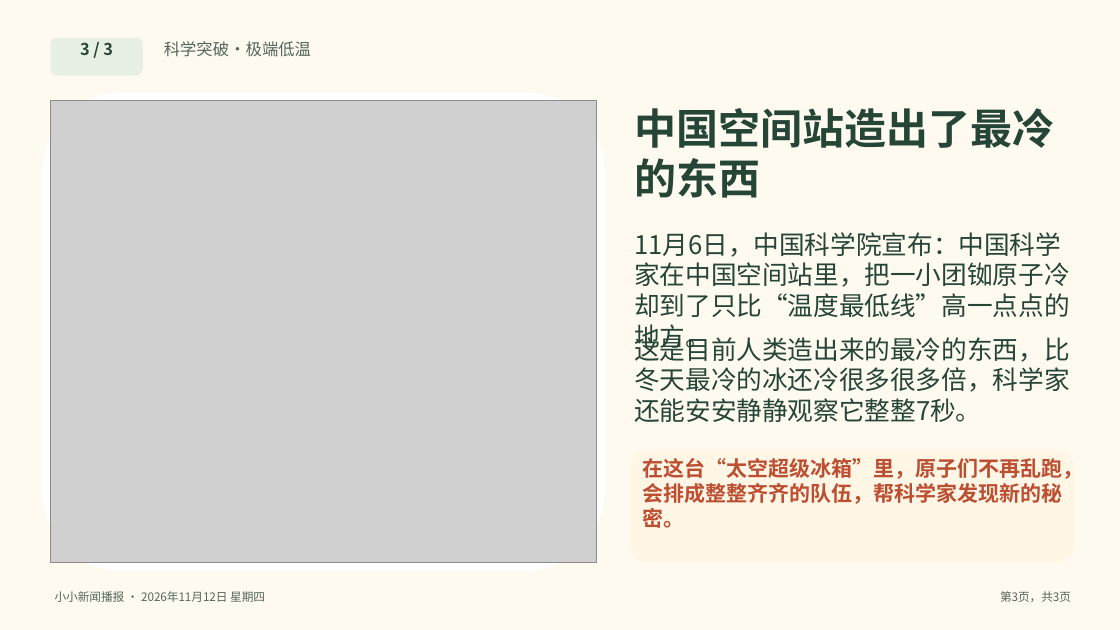
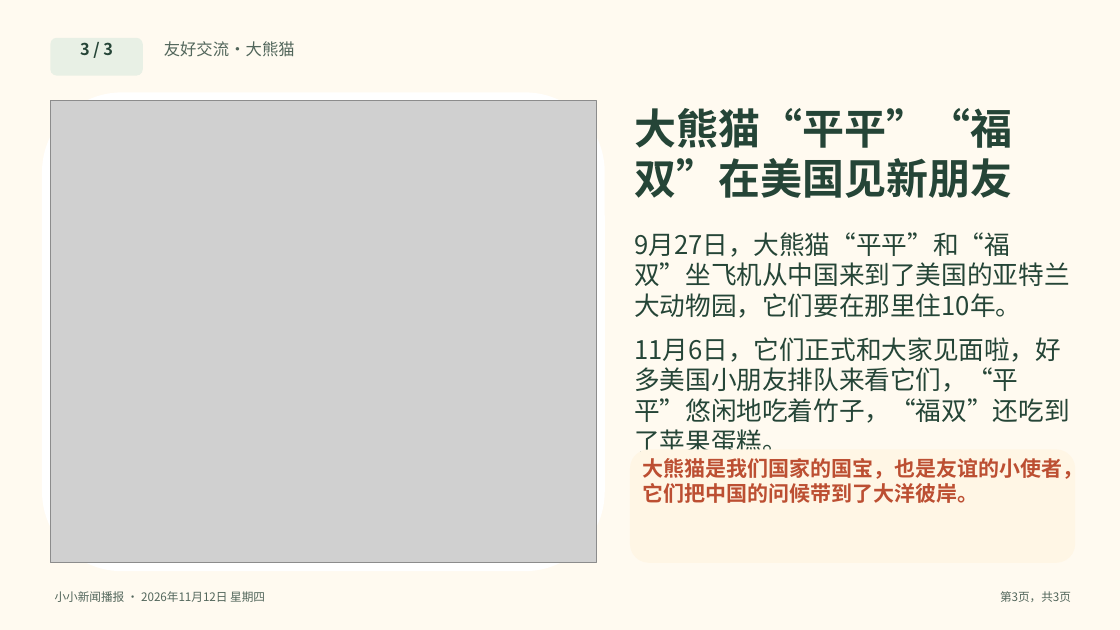
Before and after one commit to solomonhe-hgx/daily-news, a slide deck: slide 3 of daily-news/2026-11-12/今日新闻-2026-11-12.pptx. Drawn at 1120x630 pixels with LibreOffice and Linux fonts; fonts in the diff are those of the drawing; grey boxes stand for pictures. Boxes give left, top, right and bottom in pixels: in the first picture for what was removed or moved away, otherwise in the second. Text is boxed around its words. In the diff, an @@ line names an element or a change of style, - is before the commit and + after.

```diff
--- a/daily-news/2026-11-12/今日新闻-2026-11-12.pptx
+++ b/daily-news/2026-11-12/今日新闻-2026-11-12.pptx
@@ text at (164, 41, 295, 57): text changed @@
-科学突破·极端低温
+友好交流·大熊猫
@@ text at (634, 108, 1012, 198): text changed @@
-中国空间站造出了最冷的东西
+大熊猫“平平”“福双”在美国见新朋友
@@ text at (634, 232, 1070, 318): text changed @@
-11月6日，中国科学院宣布：中国科学家在中国空间站里，把一小团铷原子冷却到了只比“温度最低线”高一点点的地方。
+9月27日，大熊猫“平平”和“福双”坐飞机从中国来到了美国的亚特兰大动物园，它们要在那里住10年。
@@ text at (634, 337, 1070, 450): text changed @@
-这是目前人类造出来的最冷的东西，比冬天最冷的冰还冷很多很多倍，科学家还能安安静静观察它整整7秒。
+11月6日，它们正式和大家见面啦，好多美国小朋友排队来看它们，“平平”悠闲地吃着竹子，“福双”还吃到了苹果蛋糕。
@@ text at (643, 458, 1084, 503): text changed @@
-在这台“太空超级冰箱”里，原子们不再乱跑，会排成整整齐齐的队伍，帮科学家发现新的秘密。
+大熊猫是我们国家的国宝，也是友谊的小使者，它们把中国的问候带到了大洋彼岸。
```
Also in this commit, not shown: 5 other files.
